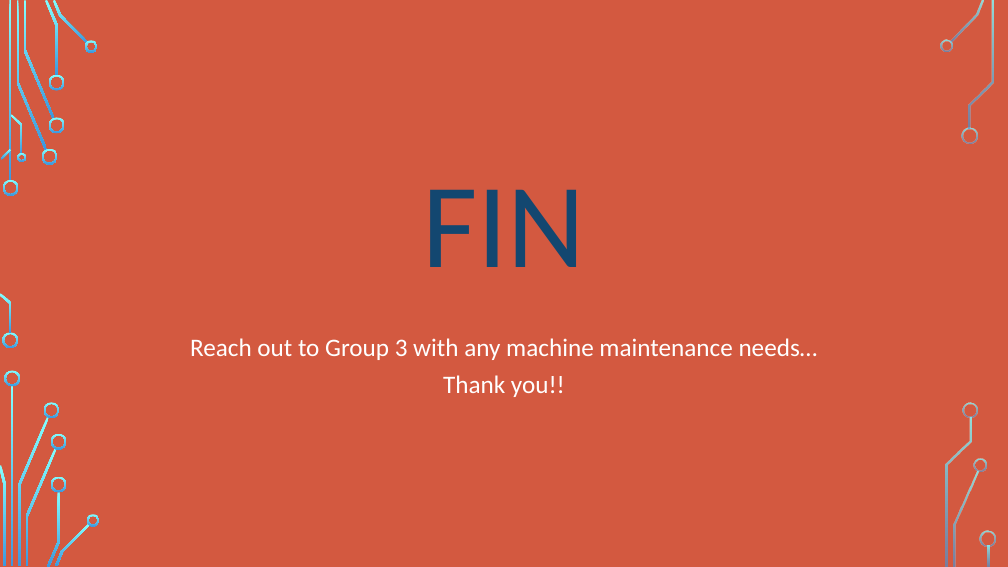
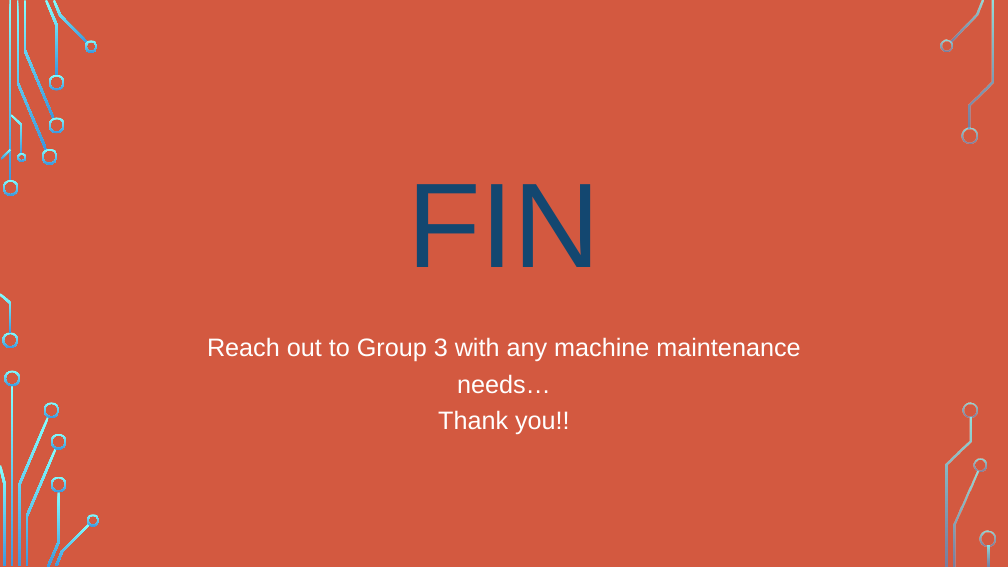
Before and after one commit to lnyousif/machine-maintenance, a slide deck: slide 9 of Machine Maintenance Analysis.pptx (slide 10 before the commit). Drawn at 1008x567 pixels with LibreOffice and Linux fonts; fonts in the diff are those of the drawing; background and template pictures are left out. Boxes give left, top, right and bottom in pixels: in the first picture for what was removed or moved away, otherwise in the second. Text is boxed around its words. In the diff, an @@ line names an element or a change of style, - is before the commit and + after.

```diff
--- a/Machine Maintenance Analysis.pptx
+++ b/Machine Maintenance Analysis.pptx
@@ title "FIN" at (407,184,601,267): font Calibri to Arial @@
@@ text "Reach out to Group 3 ..." at (207,337,800,434): font Calibri to Arial @@
```
Also in this commit, not shown: 7 other slides changed, 1 slide added, 2 slides removed.
